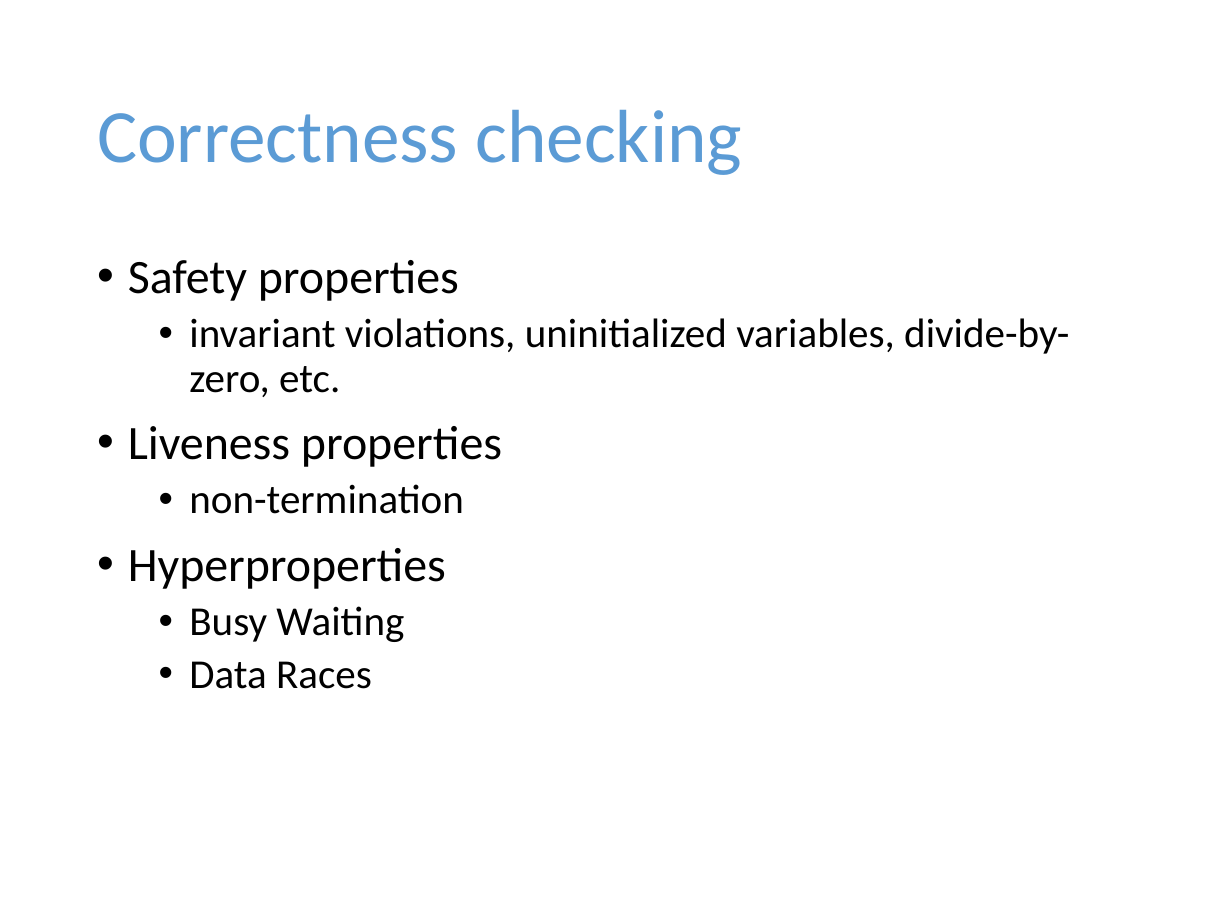
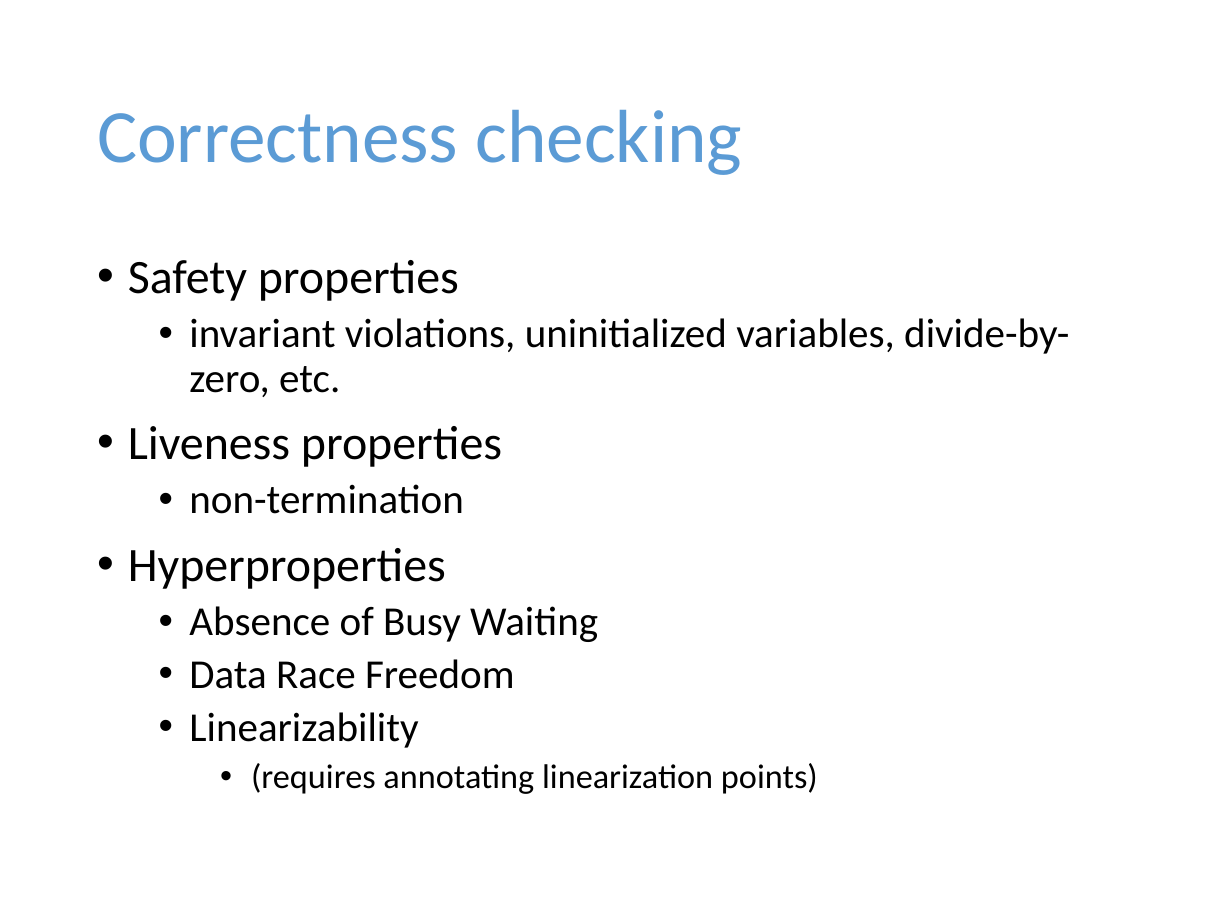
Before and after one commit to harmonylang/harmony, a slide deck: slide 8 of Harmony.pptx. Drawn at 1232x924 pixels with LibreOffice and Linux fonts; fonts in the diff are those of the drawing. Boxes give left, top, right and bottom in pixels: in the first picture for what was removed or moved away, otherwise in the second. Text is boxed around its words. In the diff, an @@ line names an element or a change of style, - is before the commit and + after.

```diff
--- a/Harmony.pptx
+++ b/Harmony.pptx
@@ text at (x1=189, y1=606, x2=818, y2=794): text changed @@
-  • Busy Waiting
-  • Data Races
+  • Absence of Busy Waiting
+  • Data Race Freedom
+  • Linearizability
+    • (requires annotating linearization points)
```
Also in this commit, not shown: 2 other slides changed, 11 other files.
